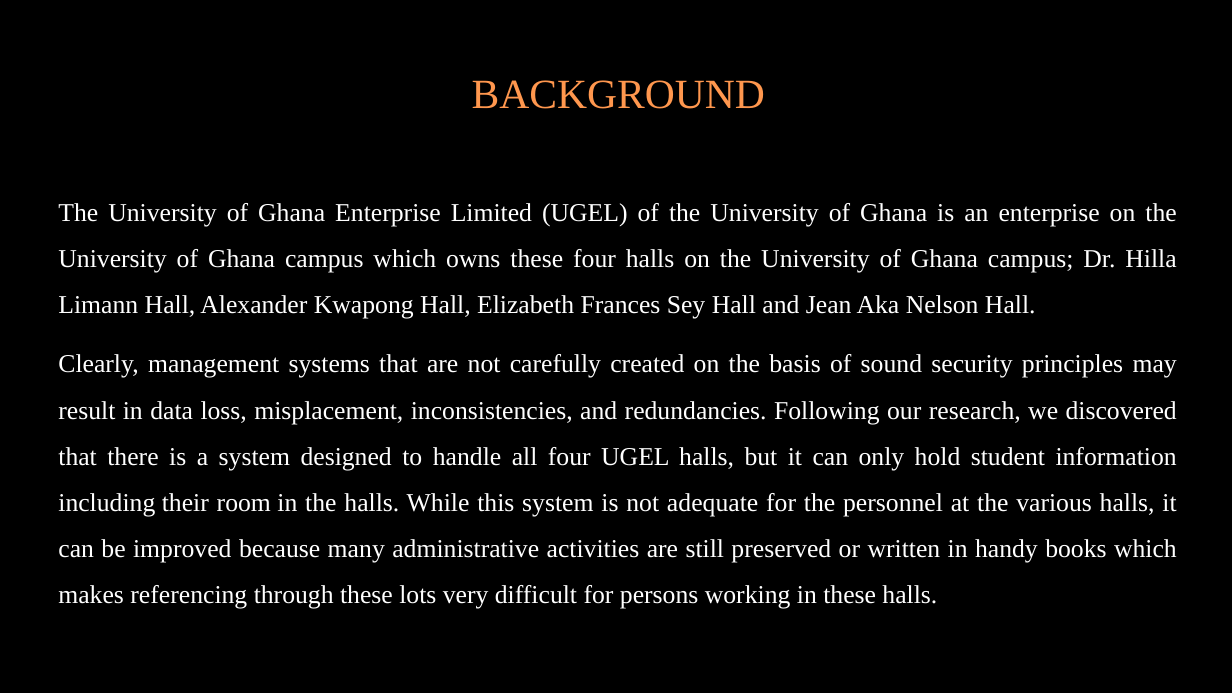
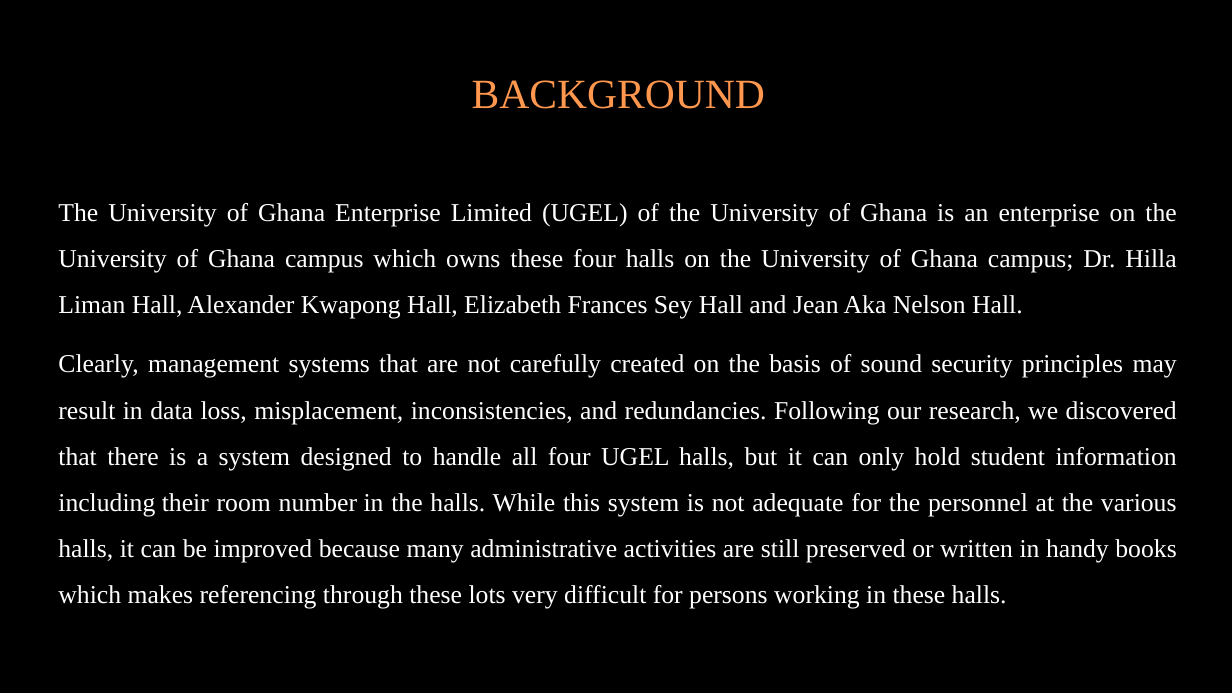
Before and after one commit to gitasarehub/ugel-hall-management-system, a slide deck: slide 2 of Project Presentation.pptx. Drawn at 1232x693 pixels with LibreOffice and Linux fonts; fonts in the diff are those of the drawing; background and template pictures are left out. Boxes give left, top, right and bottom in pixels: in the first picture for what was removed or moved away, otherwise in the second. Text is boxed around its words. In the diff, an @@ line names an element or a change of style, - is before the commit and + after.

```diff
--- a/Project Presentation.pptx
+++ b/Project Presentation.pptx
@@ text at (58, 203, 1177, 609): text changed @@
-The University of Ghana Enterprise Limited (UGEL) of the University of Ghana is an enterprise on the University of Ghana campus which owns these four halls on the University of Ghana campus; Dr. Hilla Limann Hall, Alexander Kwapong Hall, Elizabeth Frances Sey Hall and Jean Aka Nelson Hall.
-Clearly, management systems that are not carefully created on the basis of sound security principles may result in data loss, misplacement, inconsistencies, and redundancies. Following our research, we discovered that there is a system designed to handle all four UGEL halls, but it can only hold student information including their room in the halls. While this system is not adequate for the personnel at the various halls, it can be improved because many administrative activities are still preserved or written in handy books which makes referencing through these lots very difficult for persons working in these halls.
+The University of Ghana Enterprise Limited (UGEL) of the University of Ghana is an enterprise on the University of Ghana campus which owns these four halls on the University of Ghana campus; Dr. Hilla Liman Hall, Alexander Kwapong Hall, Elizabeth Frances Sey Hall and Jean Aka Nelson Hall.
+Clearly, management systems that are not carefully created on the basis of sound security principles may result in data loss, misplacement, inconsistencies, and redundancies. Following our research, we discovered that there is a system designed to handle all four UGEL halls, but it can only hold student information including their room number in the halls. While this system is not adequate for the personnel at the various halls, it can be improved because many administrative activities are still preserved or written in handy books which makes referencing through these lots very difficult for persons working in these halls.
```
Also in this commit, not shown: 1 other slide changed, 5 other files.
